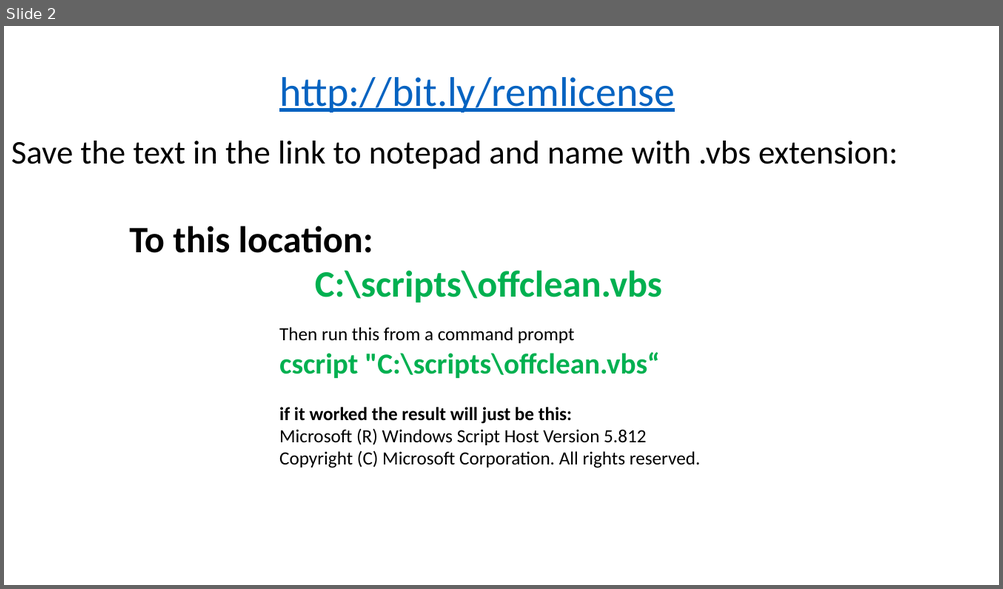
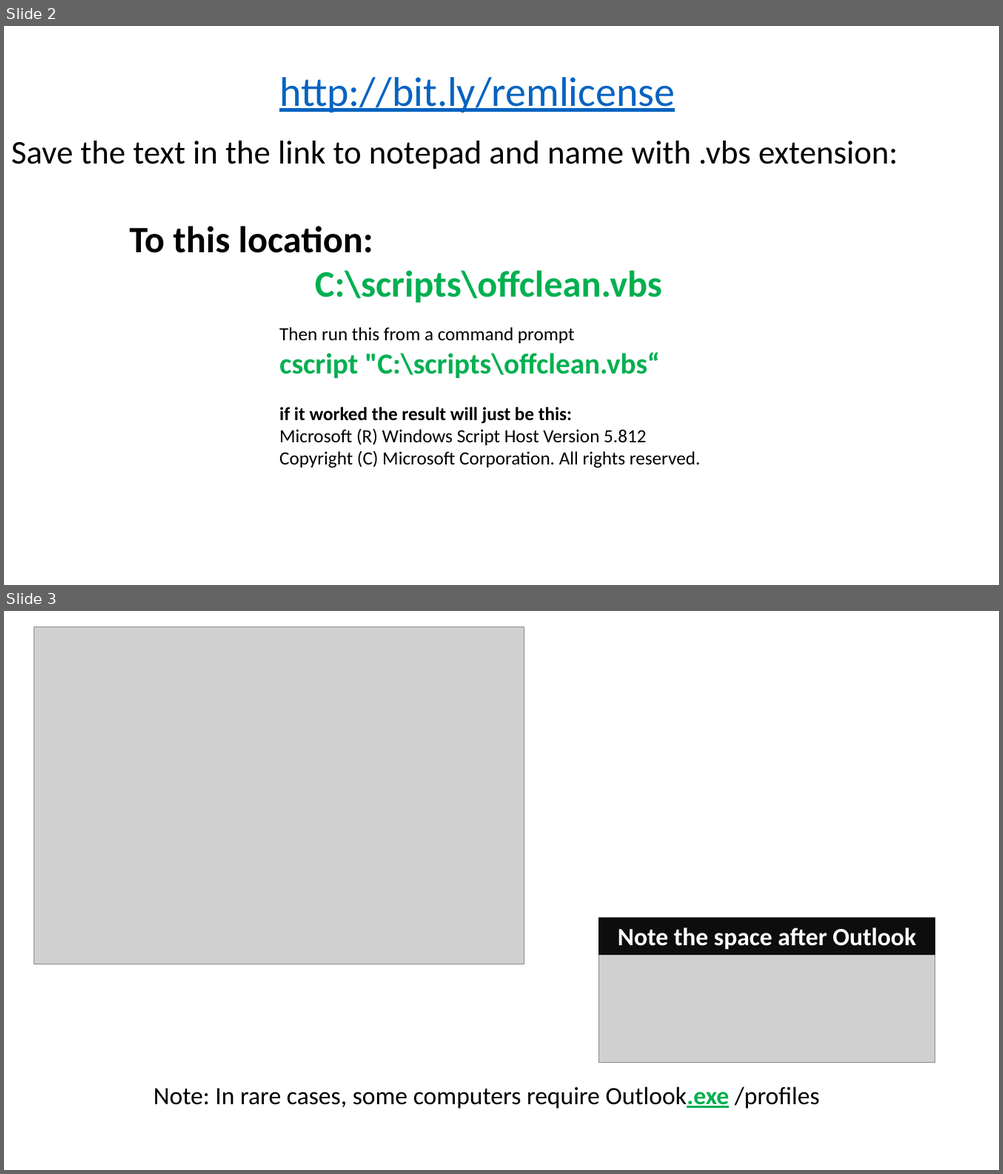
Before and after one commit to kevinblumenfeld/Posh365Demo, a slide deck: Posh365Demo/PPT/SetupOutlook.pptx. Shown one above the other, each under a label of ours: slide 2 before the commit, slides 2 and 3 after it. The pictures are 1003x589 and 1003x1174 pixels, drawn with LibreOffice and Linux fonts; fonts in the diff are those of the drawing; grey boxes stand for pictures. Boxes give left, top, right and bottom in pixels: in the first picture for what was removed or moved away, otherwise in the second. Text is boxed around its words. In the diff, an @@ line names an element or a change of style, - is before the commit and + after.

```diff
--- a/Posh365Demo/PPT/SetupOutlook.pptx
+++ b/Posh365Demo/PPT/SetupOutlook.pptx
@@ slide 3 added at (x1=4, y1=611, x2=999, y2=1170), background #FFFFFF @@
@@ picture added at (x1=34, y1=627, x2=524, y2=965) @@
@@ rectangle added at (x1=599, y1=917, x2=935, y2=955), fill #0D0D0D, 24 pt, text #FFFFFF, bold @@
+Note the space after Outlook
@@ picture added at (x1=599, y1=943, x2=935, y2=1063) @@
@@ text added at (x1=153, y1=1087, x2=819, y2=1109), 24 pt, text #000000 @@
+Note: In rare cases, some computers require Outlook.exe /profiles
```
Also in this commit, not shown: 1 slide removed.
